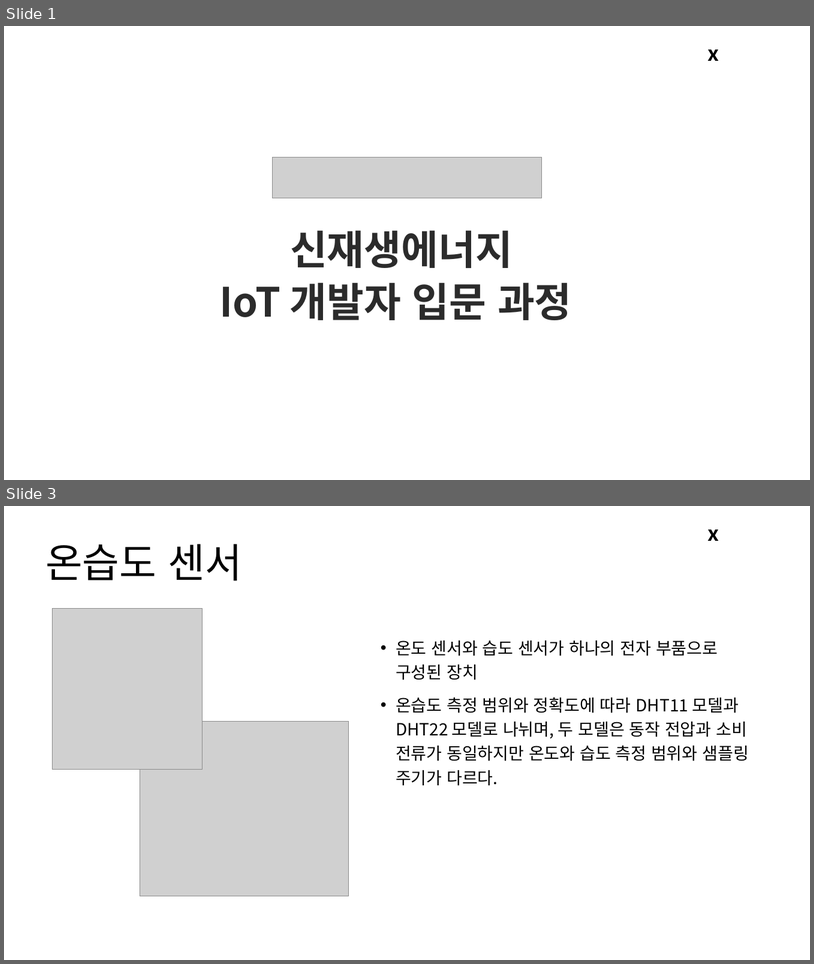
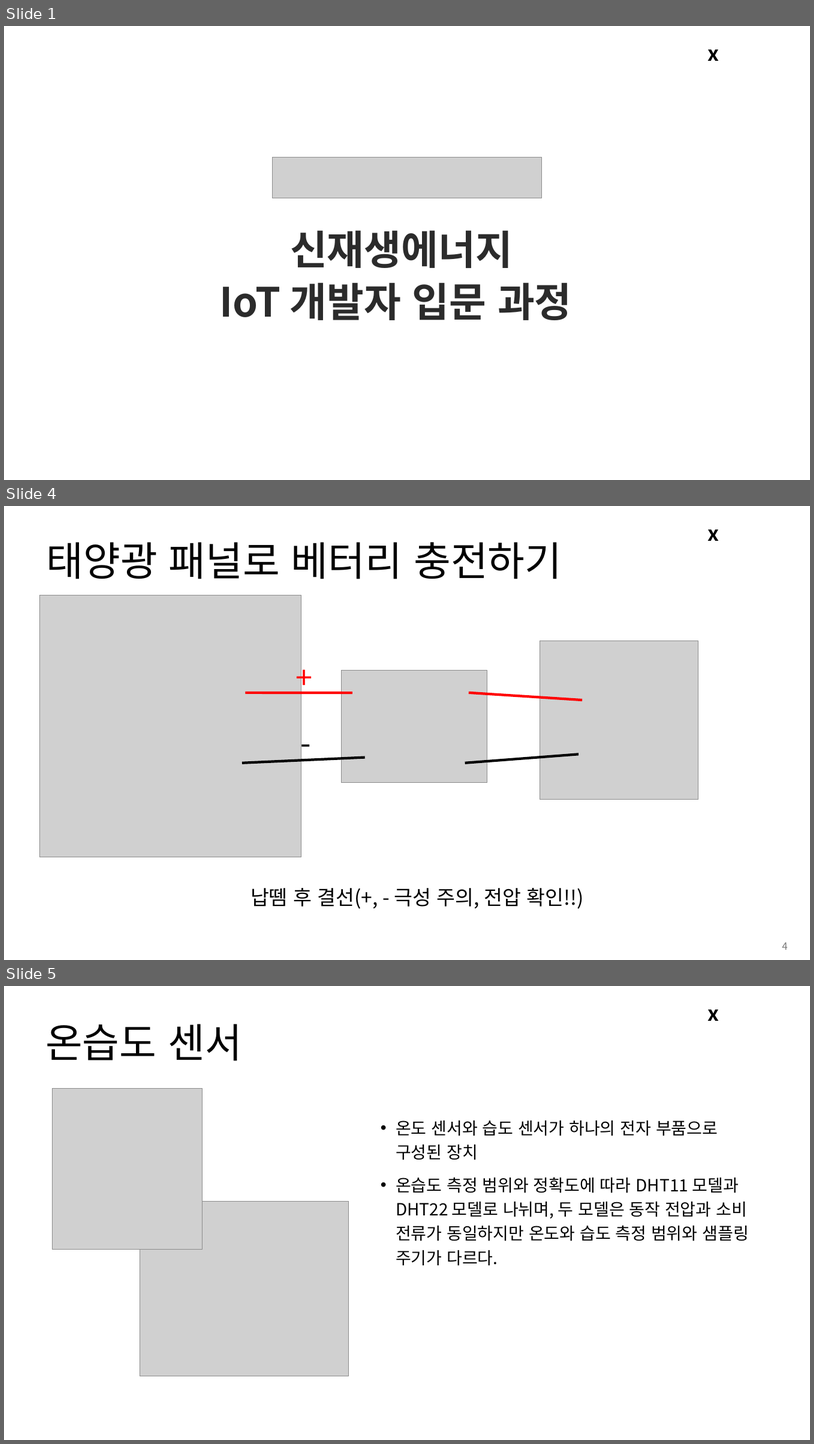
Before and after one commit to Leader-Lesson/KDT_RE_3rd, a slide deck: material/Arduino/05_태양광패널.pptx. Shown one above the other, each under a label of ours: slides 1 and 3 before the commit, slides 1, 4 and 5 after it; the slides between them are not shown. The pictures are 814x964 and 814x1444 pixels, drawn with LibreOffice and Linux fonts; fonts in the diff are those of the drawing; grey boxes stand for pictures; background and template pictures are left out. Boxes give left, top, right and bottom in pixels: in the first picture for what was removed or moved away, otherwise in the second. Text is boxed around its words. In the diff, an @@ line names an element or a change of style, - is before the commit and + after.

```diff
--- a/material/Arduino/05_태양광패널.pptx
+++ b/material/Arduino/05_태양광패널.pptx
@@ slide 4 added at (4,506,810,960), background #FFFFFF; not listed: 1 template element that a slide beside it also shows @@
@@ title added at (47,542,562,579), 48 pt, text #000000 @@
+태양광 패널로 베터리 충전하기
@@ picture added at (39,595,302,857) @@
@@ picture added at (540,641,699,799) @@
@@ text added at (290,655,317,699), 36 pt, text #FF0000 @@
++
@@ picture added at (342,670,488,783) @@
@@ line added from (245, 693) to (353, 693), #FF0000 3 pt @@
@@ line added from (469, 693) to (582, 700), #FF0000 3 pt @@
@@ text added at (295,721,333,764), 36 pt, text #000000 @@
+-
@@ line added from (242, 762) to (365, 757), #000000 3 pt @@
@@ line added from (465, 762) to (579, 754), #000000 3 pt @@
@@ text added at (251,888,584,909), 24 pt, text #000000 @@
+납뗌 후 결선(+, - 극성 주의, 전압 확인!!)
@@ page number added at (782,942,788,949), 12 pt, text #797979 @@
+4
@@ what was slide 3 is now slide 5 @@
```
Also in this commit, not shown: 2 other slides added, 1 slide removed, 2 other files.
